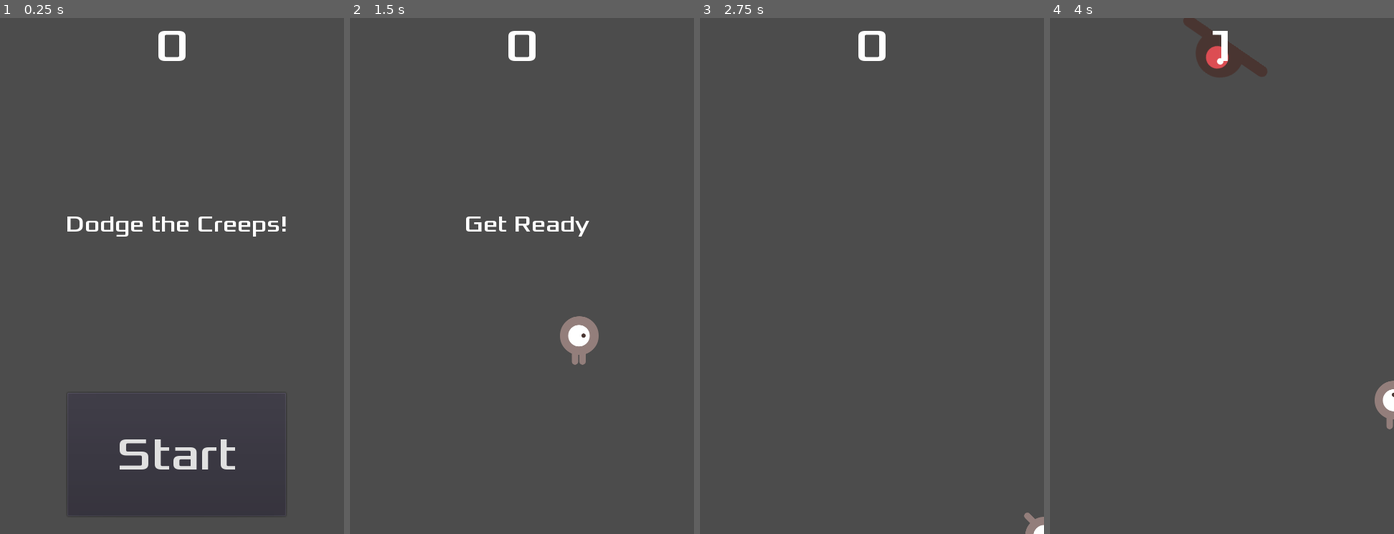
Above: before the commit, frames 1-4 (left to right).
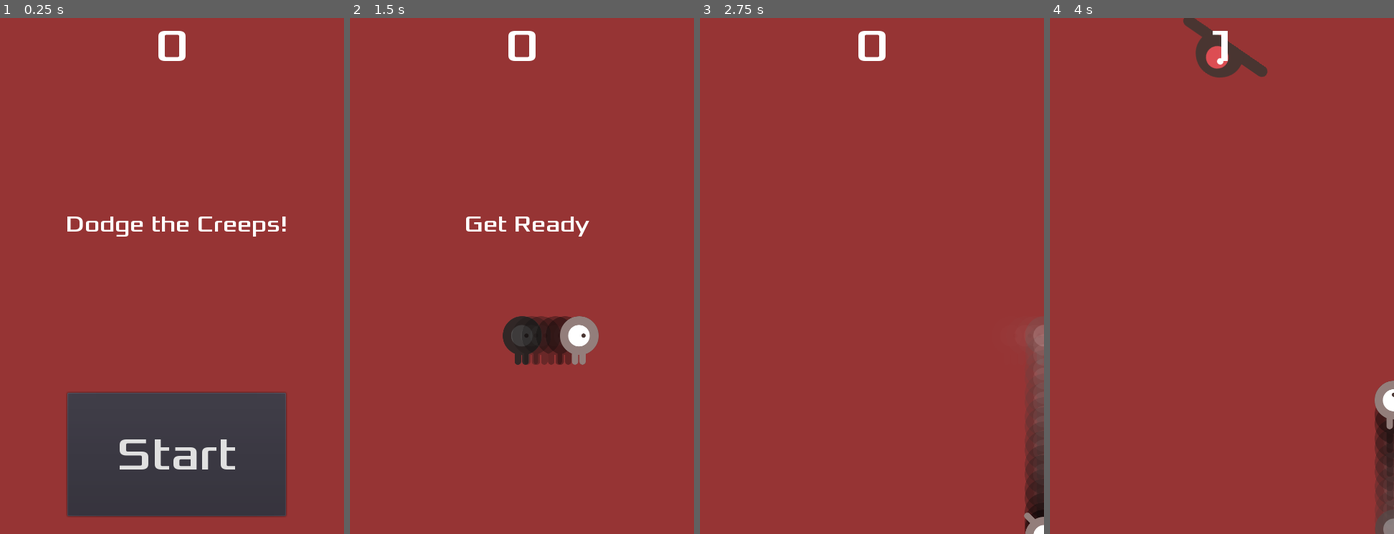
Above: after the commit, the same moments.

Repository: ahungry/games-scratch
Game: Godot game, scene res://Main.tscn
The game is run twice, just before and just after one commit, with the same random seed, the same clock (stepped at 60 frames per second) and the same inputs.
Inputs:
- Up to frame 1 (0.25 s): no input
- Up to frame 2 (1.5 s): click "Start" at 0.5 s; tap Enter at 1.25 s; hold Right (ui_right) from 1.28 s (still down)
- Up to frame 3 (2.75 s): release Right (ui_right) at 2.03 s; hold Down (ui_down) from 2.03 s (still down)
- Up to frame 4 (4 s): release Down (ui_down) at 2.78 s; hold Right (ui_right) 2.78-3.53 s; hold Up (ui_up) from 3.53 s (still down)

The runs differ from the first frame. In frame 1, 84% of the frame differs, in the area x 0-100%, y 0-100%; in frame 2, 99%; in frame 3, 99%; in frame 4, 98%.

Commit message:
Add music, add particle effects

Diff:
--- a/dodge-the-creeps/Main.gd
+++ b/dodge-the-creeps/Main.gd
@@ -18,11 +18,14 @@
 #	pass
 
 func game_over():
+	$Music.stop()
+	$GameOver.play()
 	$ScoreTimer.stop()
 	$MobTimer.stop()
 	$HUD.show_game_over()
 
 func new_game():
+	$Music.play()
 	score = 0
 	$Player.start($StartPosition.position)
 	$StartTimer.start()
--- a/dodge-the-creeps/Main.tscn
+++ b/dodge-the-creeps/Main.tscn
@@ -1,9 +1,11 @@
-[gd_scene load_steps=6 format=2]
+[gd_scene load_steps=8 format=2]
 
 [ext_resource path="res://Main.gd" type="Script" id=1]
 [ext_resource path="res://Mob.tscn" type="PackedScene" id=2]
 [ext_resource path="res://Player.tscn" type="PackedScene" id=3]
 [ext_resource path="res://HUD.tscn" type="PackedScene" id=4]
+[ext_resource path="res://art/House In a Forest Loop.ogg" type="AudioStream" id=5]
+[ext_resource path="res://art/gameover.wav" type="AudioStream" id=6]
 
 [sub_resource type="Curve2D" id=1]
 
@@ -17,35 +19,51 @@
 script = ExtResource( 1 )
 Mob = ExtResource( 2 )
 
-[node name="Player" parent="." index="0" instance=ExtResource( 3 )]
+[node name="ColorRect" type="ColorRect" parent="." index="0"]
 
-[node name="MobTimer" type="Timer" parent="." index="1"]
+anchor_left = 0.0
+anchor_top = 0.0
+anchor_right = 0.0
+anchor_bottom = 0.0
+margin_right = 502.0
+margin_bottom = 754.0
+rect_pivot_offset = Vector2( 0, 0 )
+rect_clip_content = false
+mouse_filter = 0
+mouse_default_cursor_shape = 0
+size_flags_horizontal = 1
+size_flags_vertical = 1
+color = Color( 0.589844, 0.207367, 0.207367, 1 )
+
+[node name="Player" parent="." index="1" instance=ExtResource( 3 )]
+
+[node name="MobTimer" type="Timer" parent="." index="2"]
 
 process_mode = 1
 wait_time = 1.0
 one_shot = false
 autostart = false
 
-[node name="ScoreTimer" type="Timer" parent="." index="2"]
+[node name="ScoreTimer" type="Timer" parent="." index="3"]
 
 process_mode = 1
 wait_time = 1.0
 one_shot = false
 autostart = false
 
-[node name="StartTimer" type="Timer" parent="." index="3"]
+[node name="StartTimer" type="Timer" parent="." index="4"]
 
 process_mode = 1
 wait_time = 2.0
 one_shot = true
 autostart = false
 
-[node name="StartPosition" type="Position2D" parent="." index="4"]
+[node name="StartPosition" type="Position2D" parent="." index="5"]
 
 position = Vector2( 240, 450 )
 _sections_unfolded = [ "Transform" ]
 
-[node name="MobPath" type="Path2D" parent="." index="5"]
+[node name="MobPath" type="Path2D" parent="." index="6"]
 
 self_modulate = Color( 0.5, 0.6, 1, 0.7 )
 curve = SubResource( 1 )
@@ -62,7 +80,25 @@
 loop = true
 lookahead = 4.0
 
-[node name="HUD" parent="." index="6" instance=ExtResource( 4 )]
+[node name="HUD" parent="." index="7" instance=ExtResource( 4 )]
+
+[node name="Music" type="AudioStreamPlayer" parent="." index="8"]
+
+stream = ExtResource( 5 )
+volume_db = 0.0
+pitch_scale = 1.0
+autoplay = false
+mix_target = 0
+bus = "Master"
+
+[node name="GameOver" type="AudioStreamPlayer" parent="." index="9"]
+
+stream = ExtResource( 6 )
+volume_db = 0.0
+pitch_scale = 1.0
+autoplay = false
+mix_target = 0
+bus = "Master"
 
 [connection signal="hit" from="Player" to="." method="game_over"]
 
--- a/dodge-the-creeps/Player.tscn
+++ b/dodge-the-creeps/Player.tscn
@@ -1,10 +1,88 @@
-[gd_scene load_steps=8 format=2]
+[gd_scene load_steps=15 format=2]
 
 [ext_resource path="res://Player.gd" type="Script" id=1]
 [ext_resource path="res://art/playerGrey_walk1.png" type="Texture" id=2]
 [ext_resource path="res://art/playerGrey_walk2.png" type="Texture" id=3]
 [ext_resource path="res://art/playerGrey_up1.png" type="Texture" id=4]
 [ext_resource path="res://art/playerGrey_up2.png" type="Texture" id=5]
+
+[sub_resource type="Gradient" id=10]
+
+offsets = PoolRealArray( 0, 1 )
+colors = PoolColorArray( 0, 0, 0, 0.397804, 1, 1, 1, 0 )
+
+[sub_resource type="GradientTexture" id=4]
+
+flags = 4
+gradient = SubResource( 10 )
+width = 2048
+
+[sub_resource type="Curve" id=8]
+
+min_value = 0.0
+max_value = 1.0
+bake_resolution = 100
+_data = [ Vector2( 0, 1 ), 0.0, 0.0, 0, 0, Vector2( 1, 1 ), 0.0, 0.0, 0, 0 ]
+
+[sub_resource type="CurveTexture" id=9]
+
+flags = 4
+width = 2048
+curve = SubResource( 8 )
+
+[sub_resource type="Curve" id=6]
+
+min_value = 0.0
+max_value = 10.0
+bake_resolution = 100
+_data = [ Vector2( 0, 1 ), 0.0, 0.0, 0, 0, Vector2( 1, 1 ), 0.0, 0.0, 0, 0 ]
+
+[sub_resource type="CurveTexture" id=7]
+
+flags = 4
+width = 100
+curve = SubResource( 6 )
+
+[sub_resource type="ParticlesMaterial" id=5]
+
+render_priority = 0
+trail_divisor = 1
+trail_size_modifier = SubResource( 7 )
+emission_shape = 0
+flag_align_y = false
+flag_rotate_y = false
+flag_disable_z = true
+spread = 45.0
+flatness = 0.0
+gravity = Vector3( 0, 0, 0 )
+initial_velocity = 1.0
+initial_velocity_random = 0.0
+angular_velocity = 0.0
+angular_velocity_random = 0.0
+orbit_velocity = 0.0
+orbit_velocity_random = 0.0
+linear_accel = 0.0
+linear_accel_random = 0.0
+radial_accel = 0.0
+radial_accel_random = 0.0
+tangential_accel = 0.0
+tangential_accel_random = 0.0
+damping = 0.0
+damping_random = 0.0
+angle = 0.0
+angle_random = 0.0
+scale = 0.5
+scale_random = 0.0
+scale_curve = SubResource( 9 )
+color_ramp = SubResource( 4 )
+hue_variation = 0.0
+hue_variation_random = 0.0
+anim_speed = 0.0
+anim_speed_random = 0.0
+anim_offset = 0.0
+anim_offset_random = 0.0
+anim_loop = false
+_sections_unfolded = [ "Animation", "Color", "Emission Shape", "Gravity", "Hue Variation", "Scale", "Spread", "Trail" ]
 
 [sub_resource type="SpriteFrames" id=1]
 
@@ -26,7 +104,7 @@
 radius = 18.6976
 height = 20.0
 
-[node name="Player" type="Area2D"]
+[node name="Player" type="Area2D" index="0"]
 
 input_pickable = true
 gravity_vec = Vector2( 0, 1 )
@@ -41,14 +119,36 @@
 }
 speed = 400
 
-[node name="AnimatedSprite" type="AnimatedSprite" parent="." index="0"]
+[node name="Trail" type="Particles2D" parent="." index="0"]
+
+emitting = true
+amount = 24
+lifetime = 1.0
+one_shot = false
+preprocess = 0.0
+speed_scale = 1.0
+explosiveness = 0.0
+randomness = 0.0
+fixed_fps = 0
+fract_delta = true
+visibility_rect = Rect2( -100, -100, 200, 200 )
+local_coords = false
+draw_order = 0
+process_material = SubResource( 5 )
+texture = ExtResource( 2 )
+normal_map = null
+h_frames = 1
+v_frames = 1
+_sections_unfolded = [ "Process Material", "Transform", "Visibility" ]
+
+[node name="AnimatedSprite" type="AnimatedSprite" parent="." index="1"]
 
 scale = Vector2( 0.5, 0.5 )
 frames = SubResource( 1 )
 animation = "right"
 _sections_unfolded = [ "Transform" ]
 
-[node name="CollisionShape2D" type="CollisionShape2D" parent="." index="1"]
+[node name="CollisionShape2D" type="CollisionShape2D" parent="." index="2"]
 
 shape = SubResource( 2 )
 
